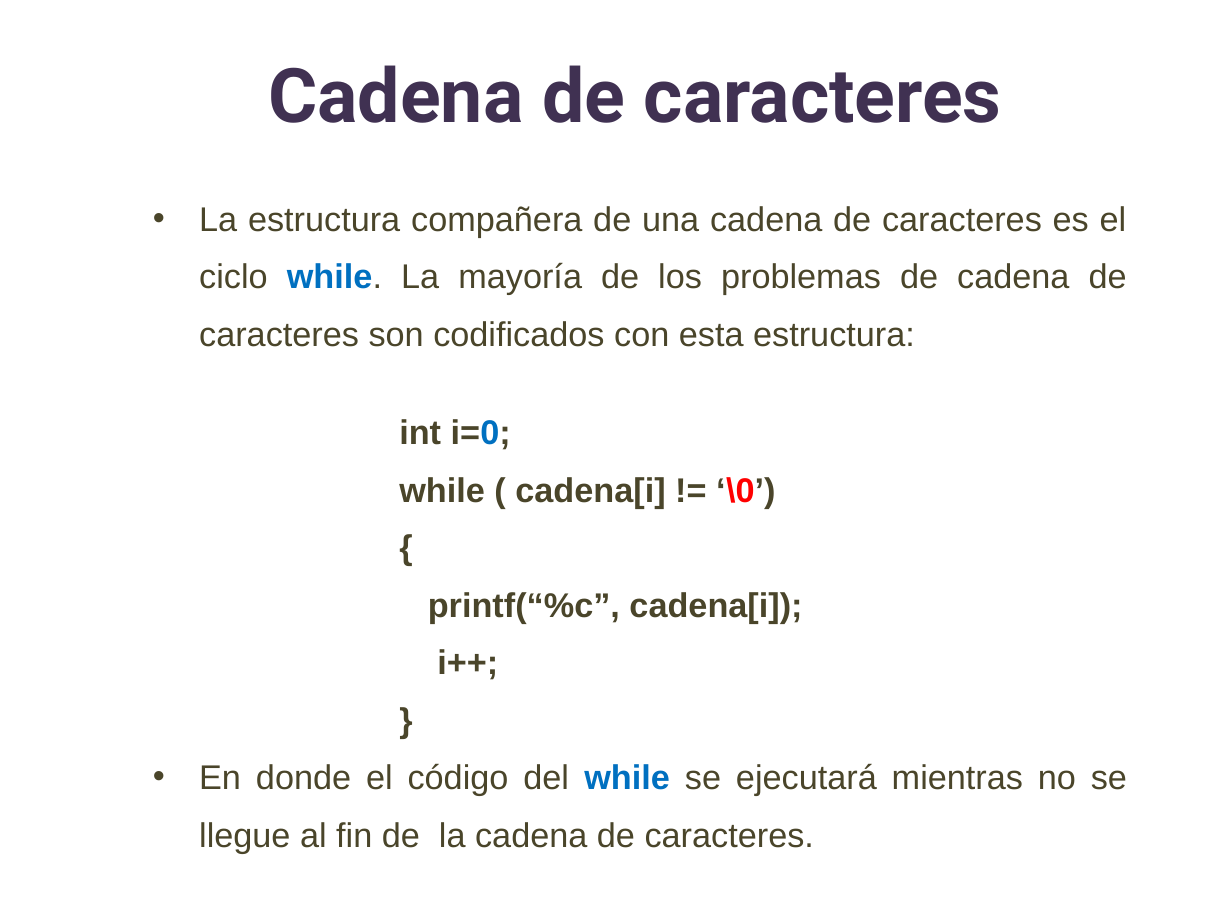
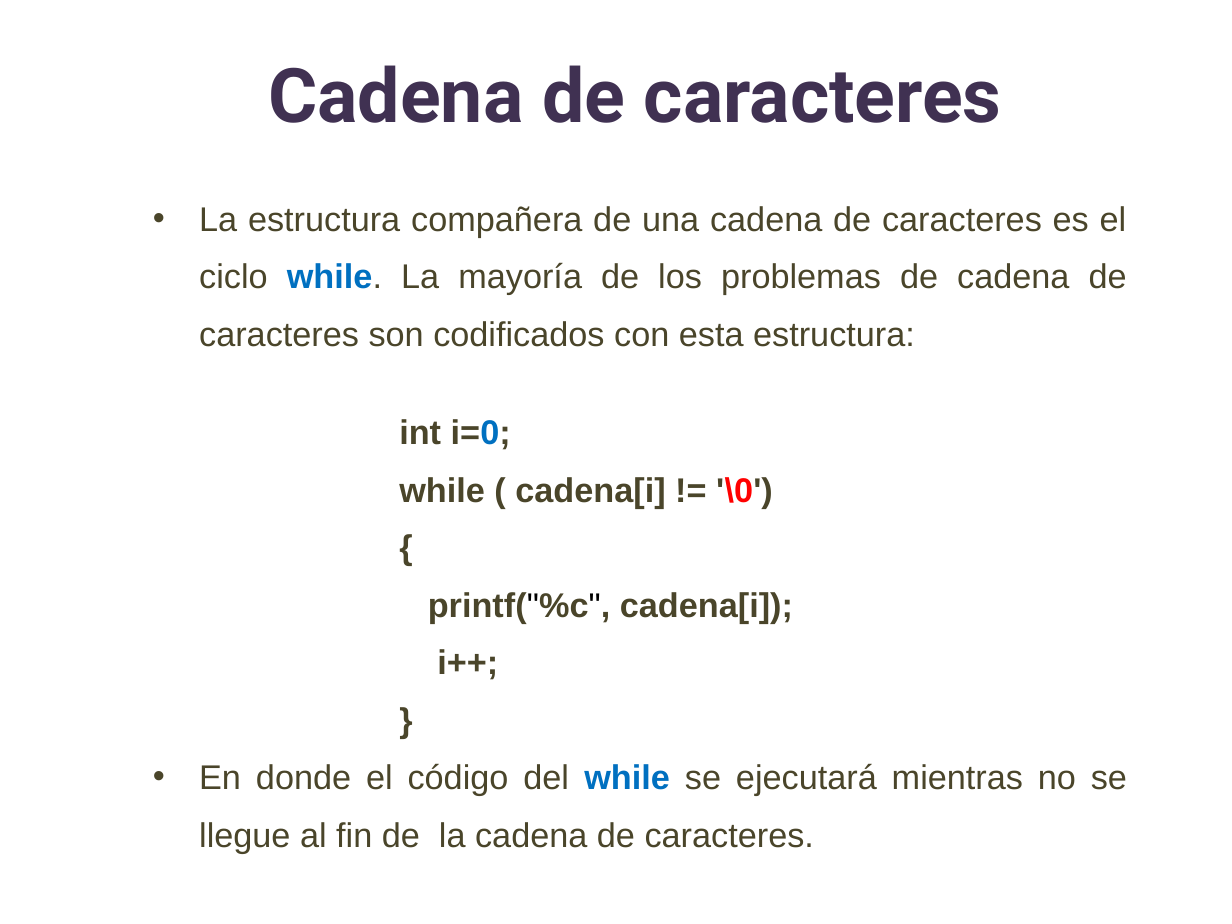
Before and after one commit to lizetheP/SolucionProblemas, a slide deck: slide 13 of CalendarioAgo20/Presentaciones/12_Cadenas.pptx. Drawn at 1232x924 pixels with LibreOffice and Linux fonts; fonts in the diff are those of the drawing. Boxes give left, top, right and bottom in pixels: in the first picture for what was removed or moved away, otherwise in the second. Text is boxed around its words. In the diff, an @@ line names an element or a change of style, - is before the commit and + after.

```diff
--- a/CalendarioAgo20/Presentaciones/12_Cadenas.pptx
+++ b/CalendarioAgo20/Presentaciones/12_Cadenas.pptx
@@ text at bbox=[399, 477, 773, 508]: text changed @@
-        while ( cadena[i] != ‘\0’)
+        while ( cadena[i] != '\0')
@@ text at bbox=[428, 592, 793, 623]: text changed @@
-        printf(“%c”, cadena[i]);
+        printf("%c", cadena[i]);
```
Also in this commit, not shown: 10 other slides changed, 3 other files.
